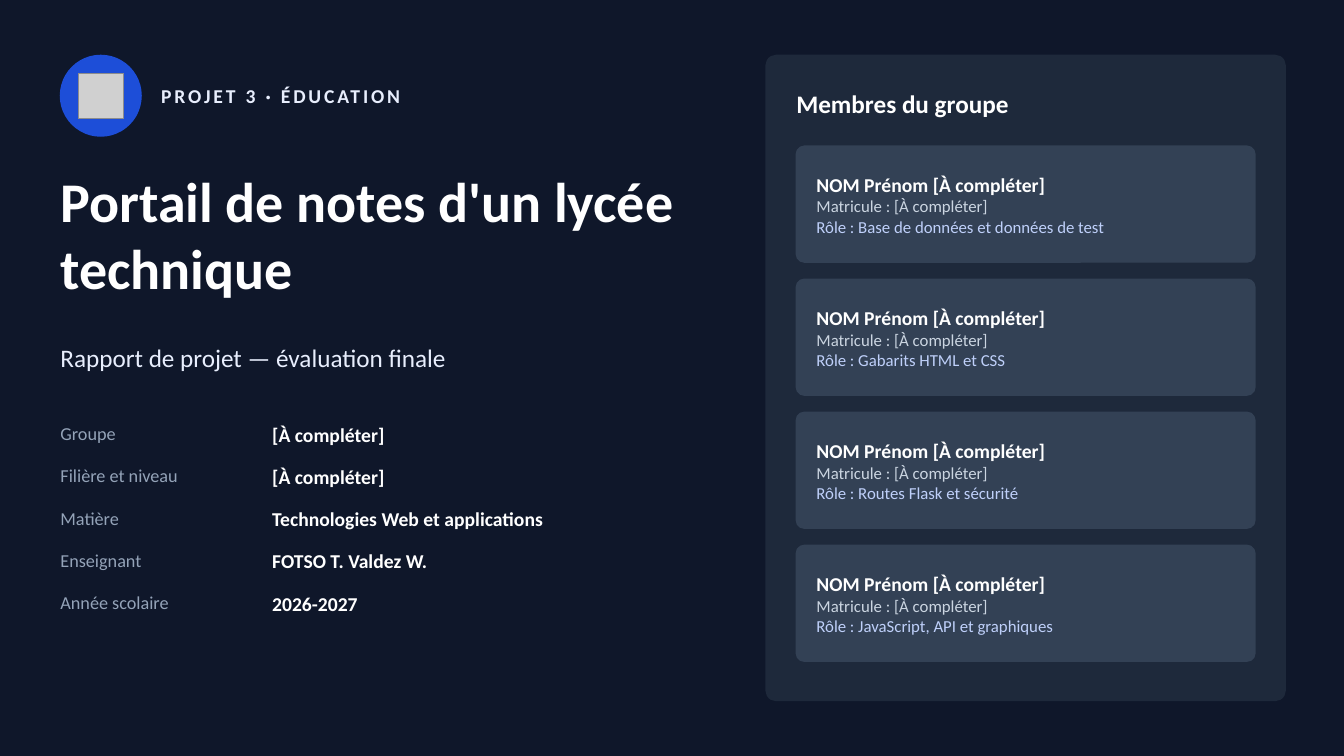
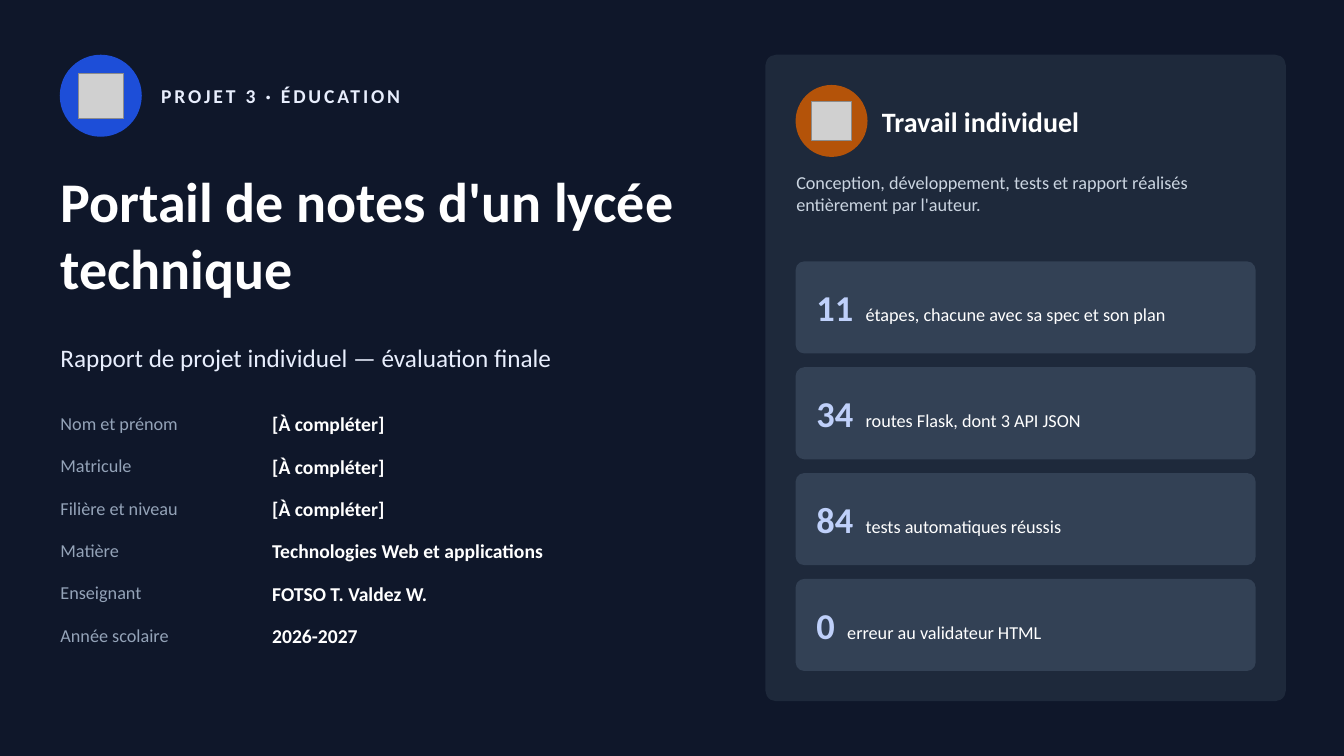
Before and after one commit to nganjie/ExamenDevWebPortailNotesLyceeTechnique, a slide deck: slide 1 of rapport/rapport_projet3.pptx. Drawn at 1344x756 pixels with LibreOffice and Linux fonts; fonts in the diff are those of the drawing; grey boxes stand for pictures. Boxes give left, top, right and bottom in pixels: in the first picture for what was removed or moved away, otherwise in the second. Text is boxed around its words. In the diff, an @@ line names an element or a change of style, - is before the commit and + after.

```diff
--- a/rapport/rapport_projet3.pptx
+++ b/rapport/rapport_projet3.pptx
@@ ellipse added at [797, 86, 867, 156], fill #B45309, outline #B45309 1 pt @@
@@ text removed at [796, 95, 1009, 118] @@
-Membres du groupe
@@ picture added at [812, 101, 851, 140] @@
@@ text at [882, 112, 1079, 132]: text changed; size 12 to 20 pt; text colour #BFD0FA to #FFFFFF; bold on @@
-NOM Prénom [À compléter]
-Matricule : [À compléter]
-Rôle : Base de données et données de test
+Travail individuel
@@ text added at [796, 176, 1187, 214], 13 pt, text #CBD5E1 @@
+Conception, développement, tests et rapport réalisés entièrement par l'auteur.
@@ rounded rectangle: place and size @@
-rounded rectangle at [797, 279, 1255, 395]
+rounded rectangle at [797, 262, 1255, 353]
@@ text added at [816, 297, 1165, 324], 13 pt, text #FFFFFF @@
+11 étapes, chacune avec sa spec et son plan
@@ text removed at [816, 309, 1045, 366] @@
-NOM Prénom [À compléter]
-Matricule : [À compléter]
-Rôle : Gabarits HTML et CSS
@@ text at [60, 349, 551, 372]: text changed @@
-Rapport de projet — évaluation finale
+Rapport de projet individuel — évaluation finale
@@ proportions changed in 4 elements at [797, 580, 1255, 670], [797, 262, 1255, 353], [797, 474, 1255, 565], [797, 368, 1255, 459] @@
@@ rounded rectangle: place and size @@
-rounded rectangle at [797, 146, 1255, 262]
+rounded rectangle at [797, 368, 1255, 459]
@@ table at [60, 413, 706, 647] @@
-row 1: Groupe | [À compléter]
+row 1: Nom et prénom | [À compléter]
+row 2: Matricule | [À compléter]
@@ table: place and size @@
-table at [60, 423, 706, 615]
+table at [60, 413, 706, 647]
@@ text added at [816, 403, 1081, 429], 13 pt, text #FFFFFF @@
+34 routes Flask, dont 3 API JSON
@@ text removed at [816, 442, 1045, 499] @@
-NOM Prénom [À compléter]
-Matricule : [À compléter]
-Rôle : Routes Flask et sécurité
@@ rounded rectangle: place and size @@
-rounded rectangle at [797, 412, 1255, 528]
+rounded rectangle at [797, 474, 1255, 565]
@@ text added at [816, 508, 1061, 536], 13 pt, text #FFFFFF @@
+84 tests automatiques réussis
@@ rounded rectangle: place and size @@
-rounded rectangle at [797, 545, 1255, 661]
+rounded rectangle at [797, 580, 1255, 670]
@@ text removed at [816, 575, 1053, 635] @@
-NOM Prénom [À compléter]
-Matricule : [À compléter]
-Rôle : JavaScript, API et graphiques
@@ text added at [816, 615, 1041, 639], 13 pt, text #FFFFFF @@
+0 erreur au validateur HTML
```
Also in this commit, not shown: 2 other slides changed, 2 other files.
